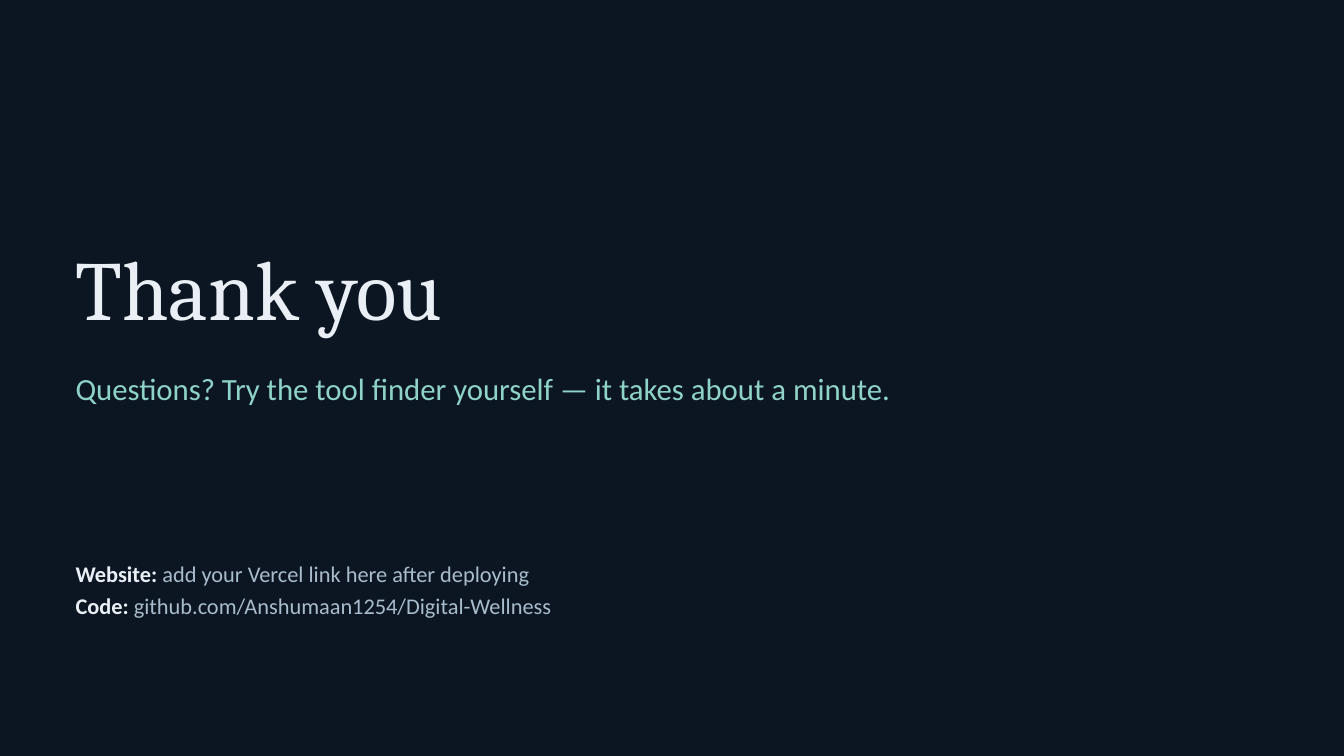
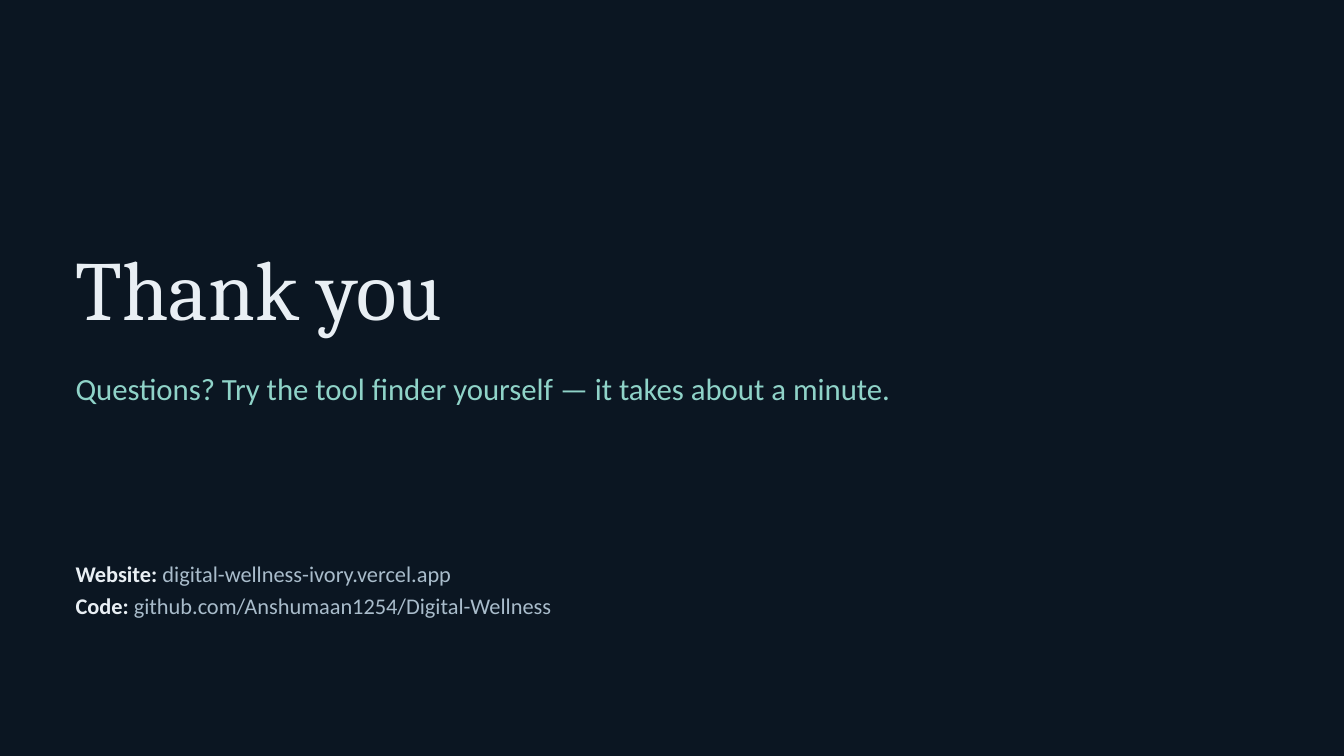
Before and after one commit to Anshumaan1254/Digital-Wellness, a slide deck: slide 17 of public/Digital-Wellness-Hub-presentation.pptx. Drawn at 1344x756 pixels with LibreOffice and Linux fonts; fonts in the diff are those of the drawing; background and template pictures are left out. Boxes give left, top, right and bottom in pixels: in the first picture for what was removed or moved away, otherwise in the second. Text is boxed around its words. In the diff, an @@ line names an element or a change of style, - is before the commit and + after.

```diff
--- a/public/Digital-Wellness-Hub-presentation.pptx
+++ b/public/Digital-Wellness-Hub-presentation.pptx
@@ text at (76,566,451,586): text changed @@
-Website: add your Vercel link here after deploying
+Website: digital-wellness-ivory.vercel.app
```
Also in this commit, not shown: 1 other slide changed, 2 other files.
